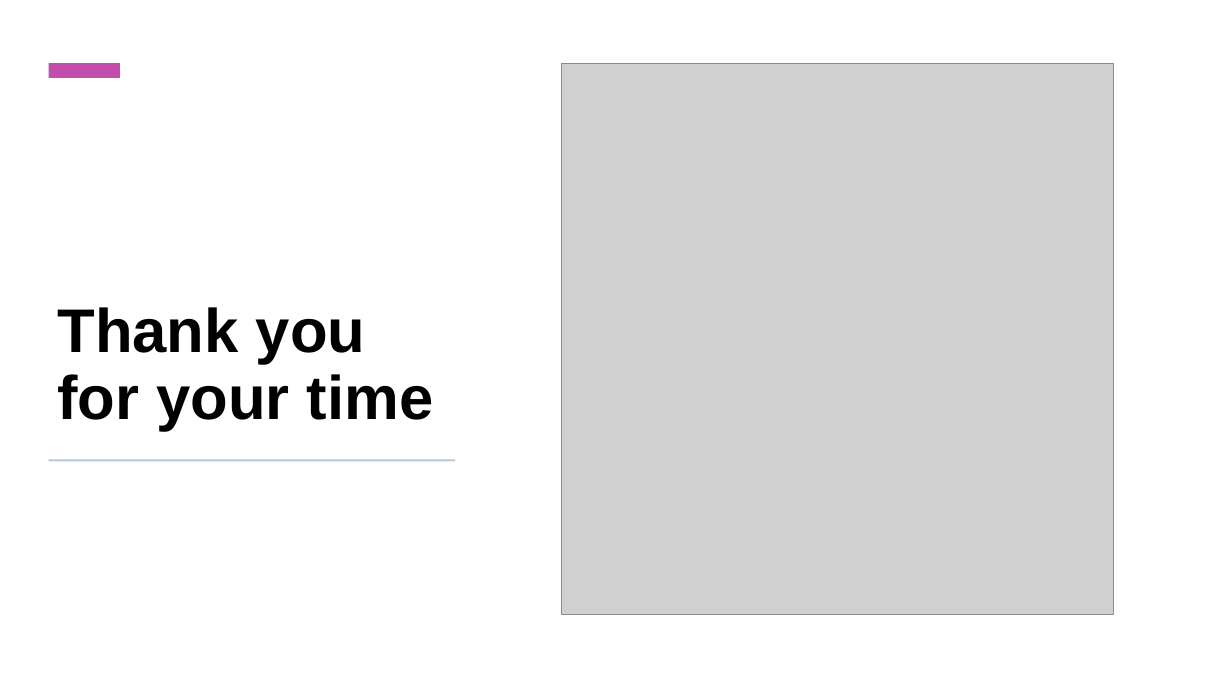
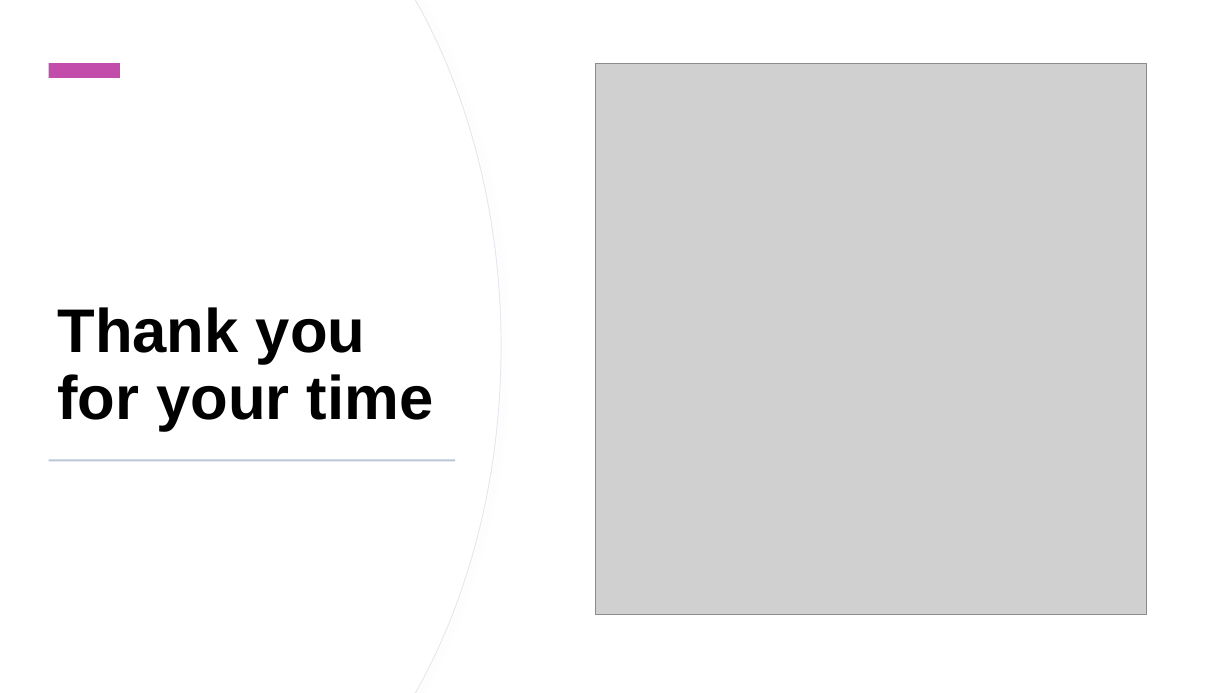
Before and after one commit to aqeebhussain122/hpc-offensive-security, a slide deck: slide 34 of Offensive Security Tactics for Linux Professionals - Linux Network Defence Evasion.pptx. Drawn at 1232x693 pixels with LibreOffice and Linux fonts; fonts in the diff are those of the drawing; grey boxes stand for pictures. Boxes give left, top, right and bottom in pixels: in the first picture for what was removed or moved away, otherwise in the second. Text is boxed around its words. In the diff, an @@ line names an element or a change of style, - is before the commit and + after.

```diff
--- a/Offensive Security Tactics for Linux Professionals - Linux Network Defence Evasion.pptx
+++ b/Offensive Security Tactics for Linux Professionals - Linux Network Defence Evasion.pptx
@@ freeform shape added at box(0, 0, 501, 693), fill #FFFFFF, outline #E3E8EF 0.75 pt @@
@@ freeform shape added at box(0, 0, 500, 693), fill #FFFFFF @@
@@ picture: place and size @@
-picture at box(562, 63, 1114, 615)
+picture at box(595, 63, 1147, 615)
```
Also in this commit, not shown: 4 other slides changed.
